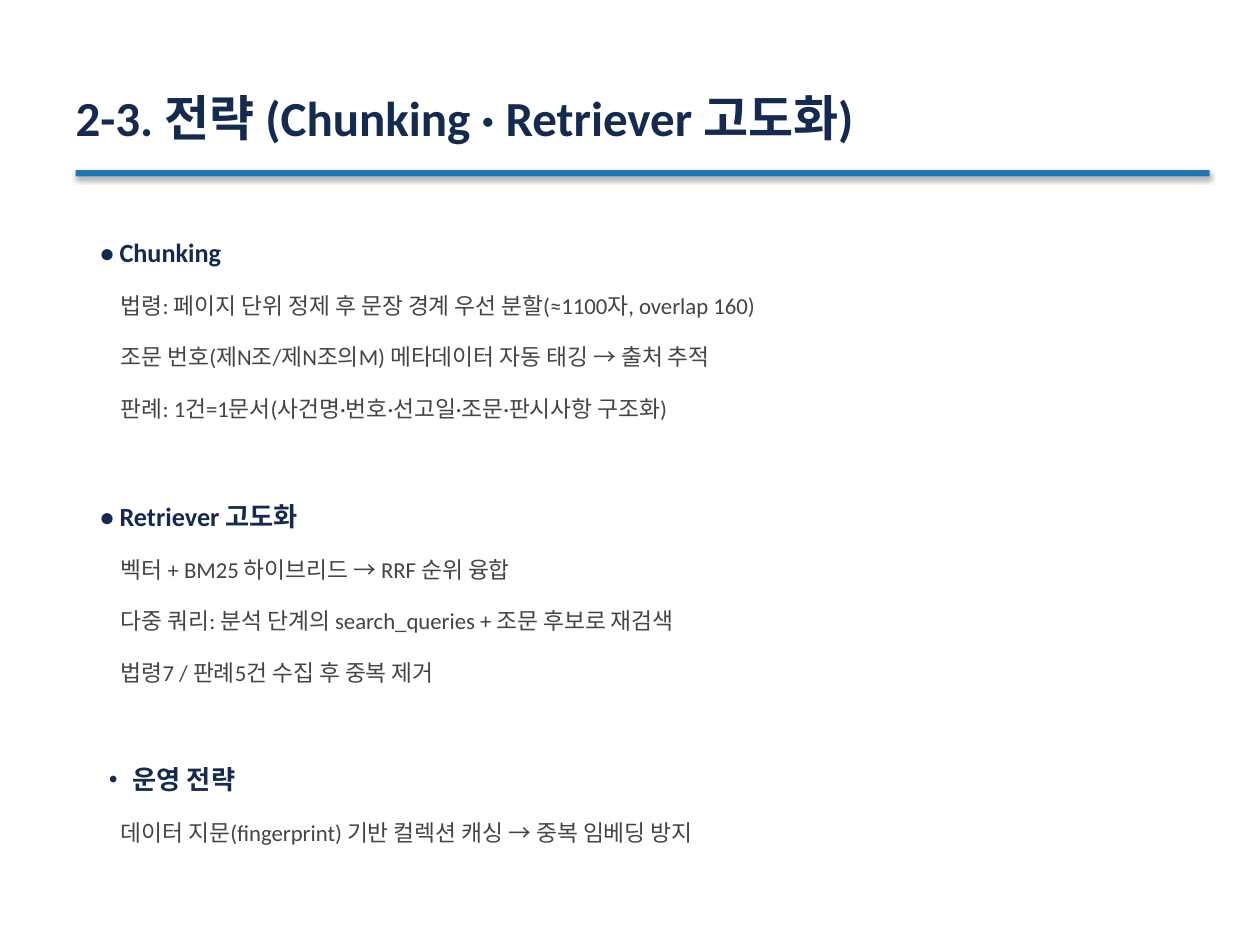
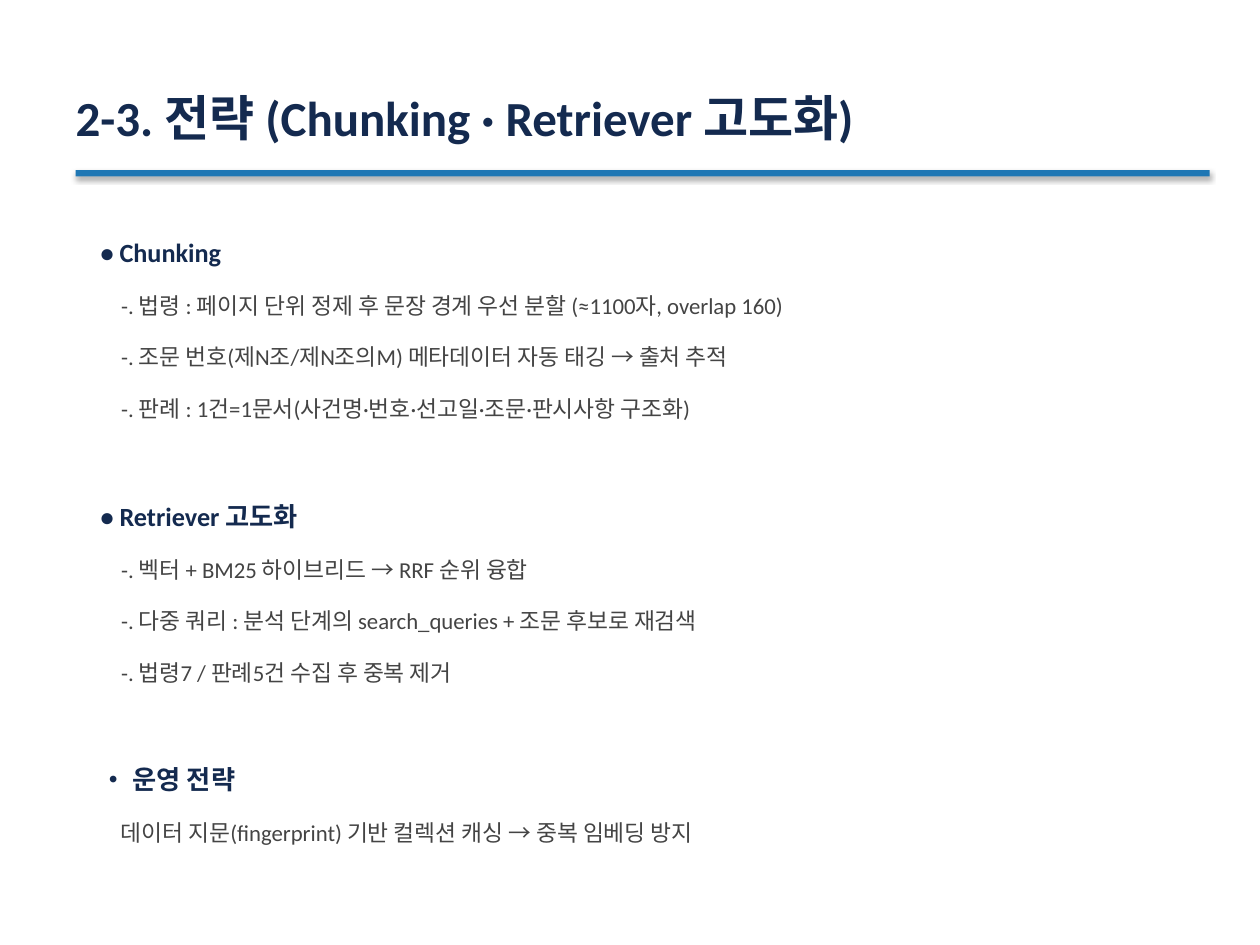
Before and after one commit to JVS-HADEV/test_repo, a slide deck: slide 12 of doitmyself/docs/traffic_law_z_overview.pptx (slide 11 before the commit). Drawn at 1260x945 pixels with LibreOffice and Linux fonts; fonts in the diff are those of the drawing. Boxes give left, top, right and bottom in pixels: in the first picture for what was removed or moved away, otherwise in the second. Text is boxed around its words. In the diff, an @@ line names an element or a change of style, - is before the commit and + after.

```diff
--- a/doitmyself/docs/traffic_law_z_overview.pptx
+++ b/doitmyself/docs/traffic_law_z_overview.pptx
@@ text at (139,295,782,420): text changed @@
-법령: 페이지 단위 정제 후 문장 경계 우선 분할(≈1100자, overlap 160)
-조문 번호(제N조/제N조의M) 메타데이터 자동 태깅 → 출처 추적
-판례: 1건=1문서(사건명·번호·선고일·조문·판시사항 구조화)
+-. 법령 : 페이지 단위 정제 후 문장 경계 우선 분할 (≈1100자, overlap 160)
+-. 조문 번호(제N조/제N조의M) 메타데이터 자동 태깅 → 출처 추적
+-. 판례 : 1건=1문서(사건명·번호·선고일·조문·판시사항 구조화)
@@ text at (139,559,697,683): text changed @@
-벡터 + BM25 하이브리드 → RRF 순위 융합
-다중 쿼리: 분석 단계의 search_queries + 조문 후보로 재검색
-법령7 / 판례5건 수집 후 중복 제거
+-. 벡터 + BM25 하이브리드 → RRF 순위 융합
+-. 다중 쿼리 : 분석 단계의 search_queries + 조문 후보로 재검색
+-. 법령7 / 판례5건 수집 후 중복 제거
```
Also in this commit, not shown: 6 other slides changed, 5 slides added, 5 other files.
